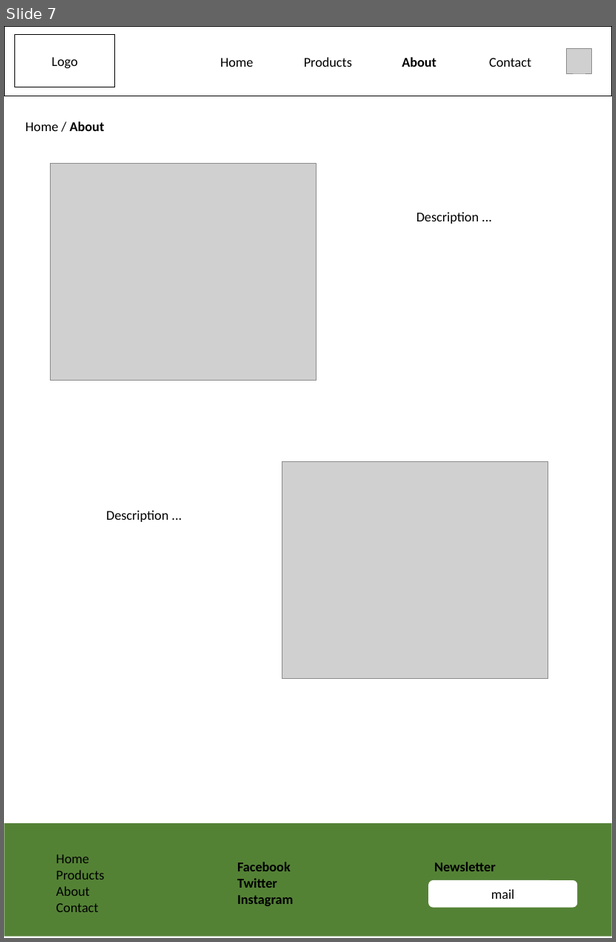
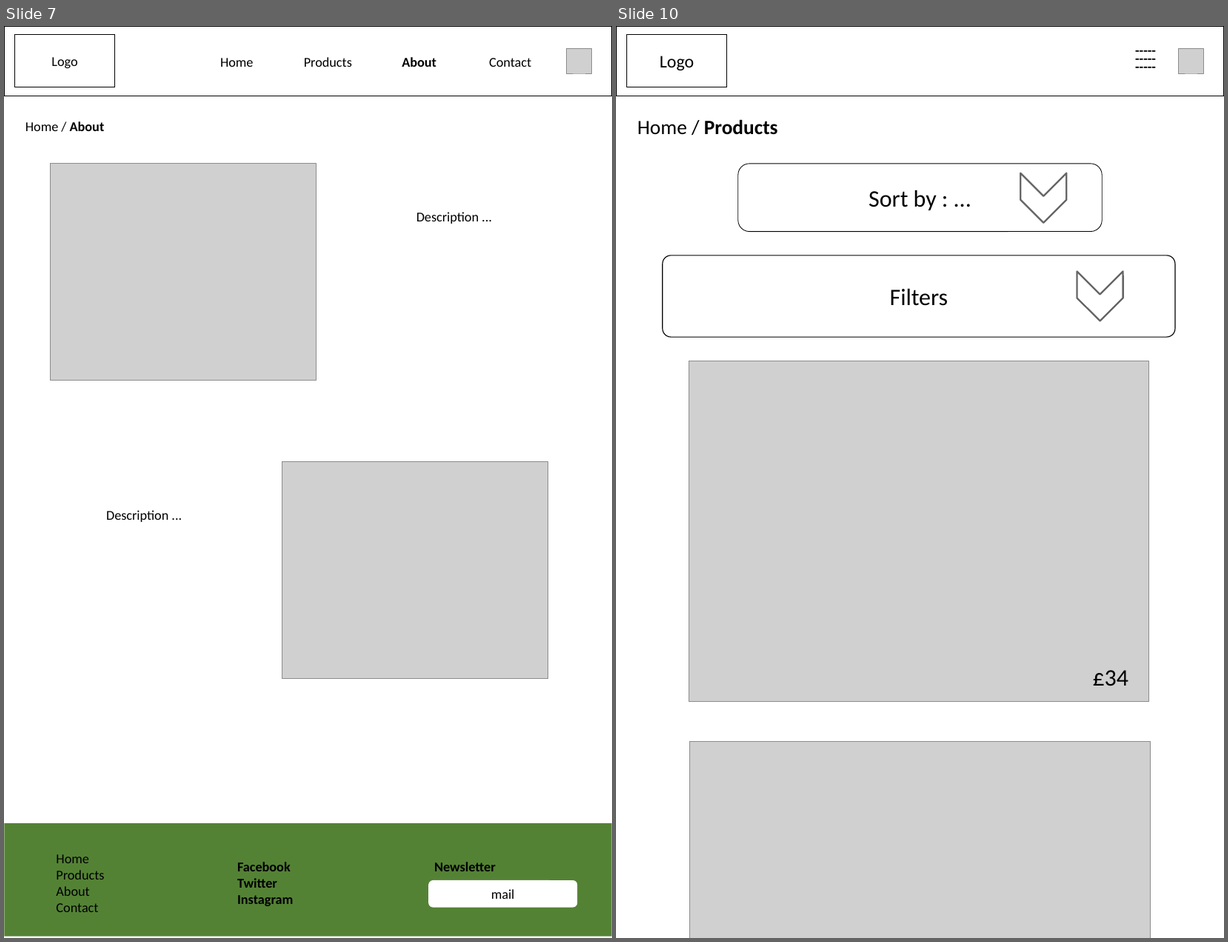
Before and after one commit to Pierrick-MADE/brookes_website, a slide deck: docs/Mockup.pptx. Shown side by side, each under a label of ours: slide 7 before the commit, slides 7 and 10 after it; the slides between them are not shown. The pictures are 616x942 and 1228x942 pixels, drawn with LibreOffice and Linux fonts; fonts in the diff are those of the drawing; grey boxes stand for pictures. Boxes give left, top, right and bottom in pixels: in the first picture for what was removed or moved away, otherwise in the second. Text is boxed around its words. In the diff, an @@ line names an element or a change of style, - is before the commit and + after.

```diff
--- a/docs/Mockup.pptx
+++ b/docs/Mockup.pptx
@@ slide 10 added at <box>616,26,1224,938</box>, background #FFFFFF @@
@@ rectangle added at <box>616,27,1223,96</box>, outline #000000 1 pt @@
@@ rectangle added at <box>627,34,726,87</box>, outline #000000 1 pt, 21 pt, text #000000 @@
+Logo
@@ text added at <box>1100,31,1191,92</box>, 16 pt, text #000000, bold @@
+-----
+-----
+-----
@@ picture added at <box>1178,48,1203,73</box> @@
@@ text added at <box>637,119,778,135</box>, 24 pt, text #000000, bold @@
+Home / Products
@@ rounded rectangle added at <box>738,164,1102,231</box>, outline #000000 0.75 pt, 28 pt, text #000000 @@
+Sort by : ...
@@ chevron added at <box>1020,173,1066,223</box>, fill #FFFFFF, outline #666666 2 pt @@
@@ rounded rectangle added at <box>662,255,1174,337</box>, fill #FFFFFF, outline #000000 1 pt, 28 pt, text #000000 @@
+Filters
@@ chevron added at <box>1076,272,1123,321</box>, fill #FFFFFF, outline #666666 2 pt @@
@@ picture added at <box>689,360,1148,701</box> @@
@@ text added at <box>1093,670,1128,686</box>, 28 pt, text #000000 @@
+£34
@@ picture added at <box>689,740,1150,938</box> @@
```
Also in this commit, not shown: 1 slide changed, 3 other slides added.
